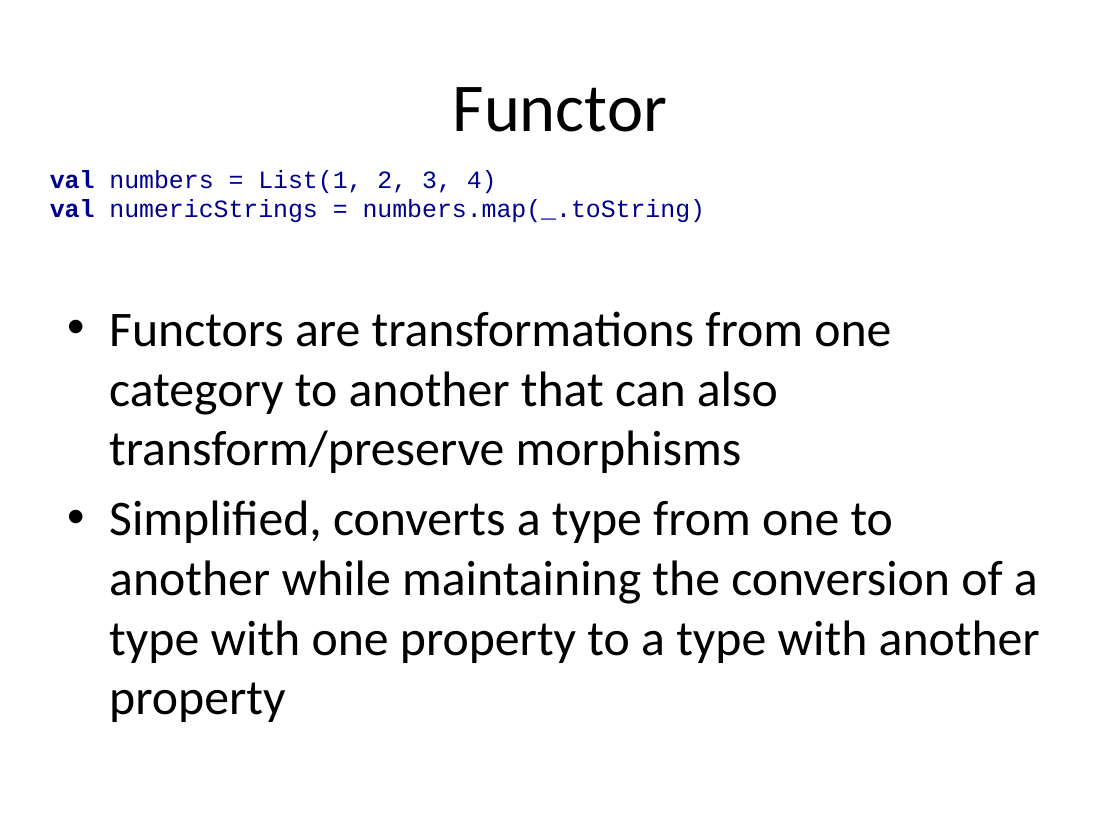
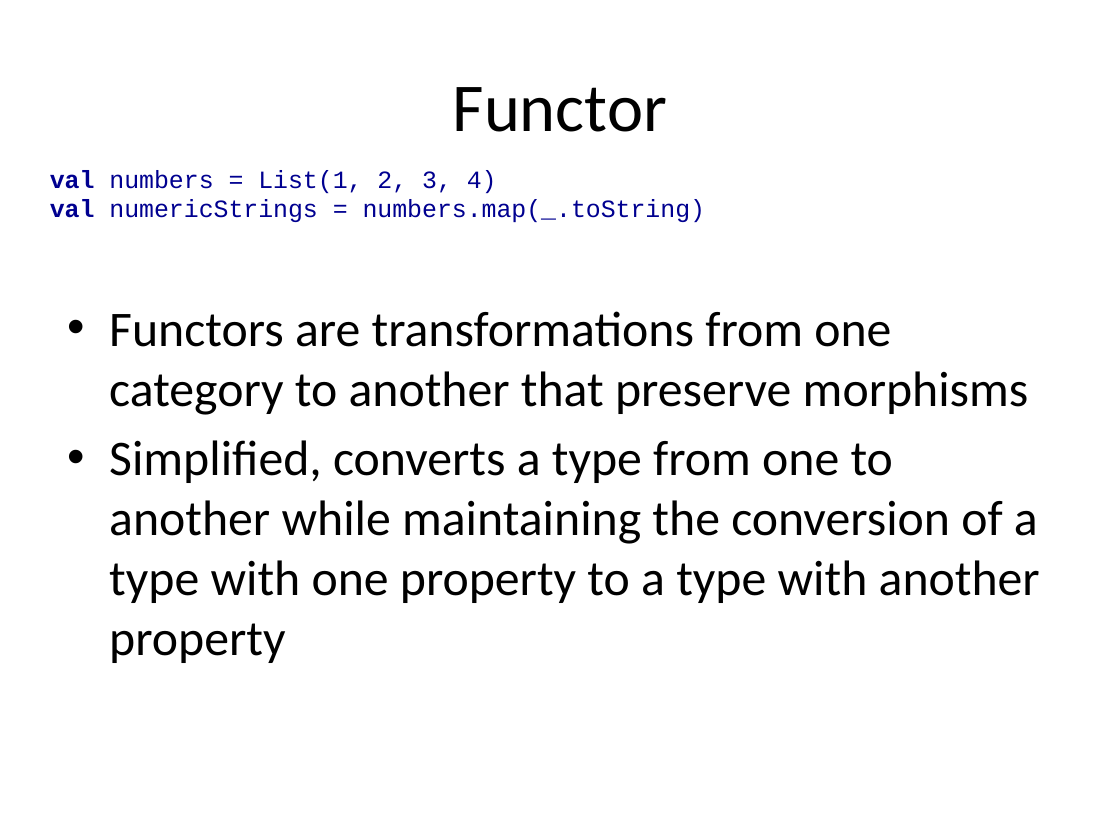
Before and after one commit to strangeloop/strangeloop2012, a slide deck: slide 50 of slides/taxonomy-of-scala.pptx (slide 52 before the commit). Drawn at 1120x840 pixels with LibreOffice and Linux fonts; fonts in the diff are those of the drawing; background and template pictures are left out. Boxes give left, top, right and bottom in pixels: in the first picture for what was removed or moved away, otherwise in the second. Text is boxed around its words. In the diff, an @@ line names an element or a change of style, - is before the commit and + after.

```diff
--- a/slides/taxonomy-of-scala.pptx
+++ b/slides/taxonomy-of-scala.pptx
@@ text at (109, 311, 1029, 415): text changed @@
-• Functors are transformations from one category to another that can also transform/preserve morphisms
+• Functors are transformations from one category to another that preserve morphisms
```
Also in this commit, not shown: 5 other slides changed, 2 slides removed.
